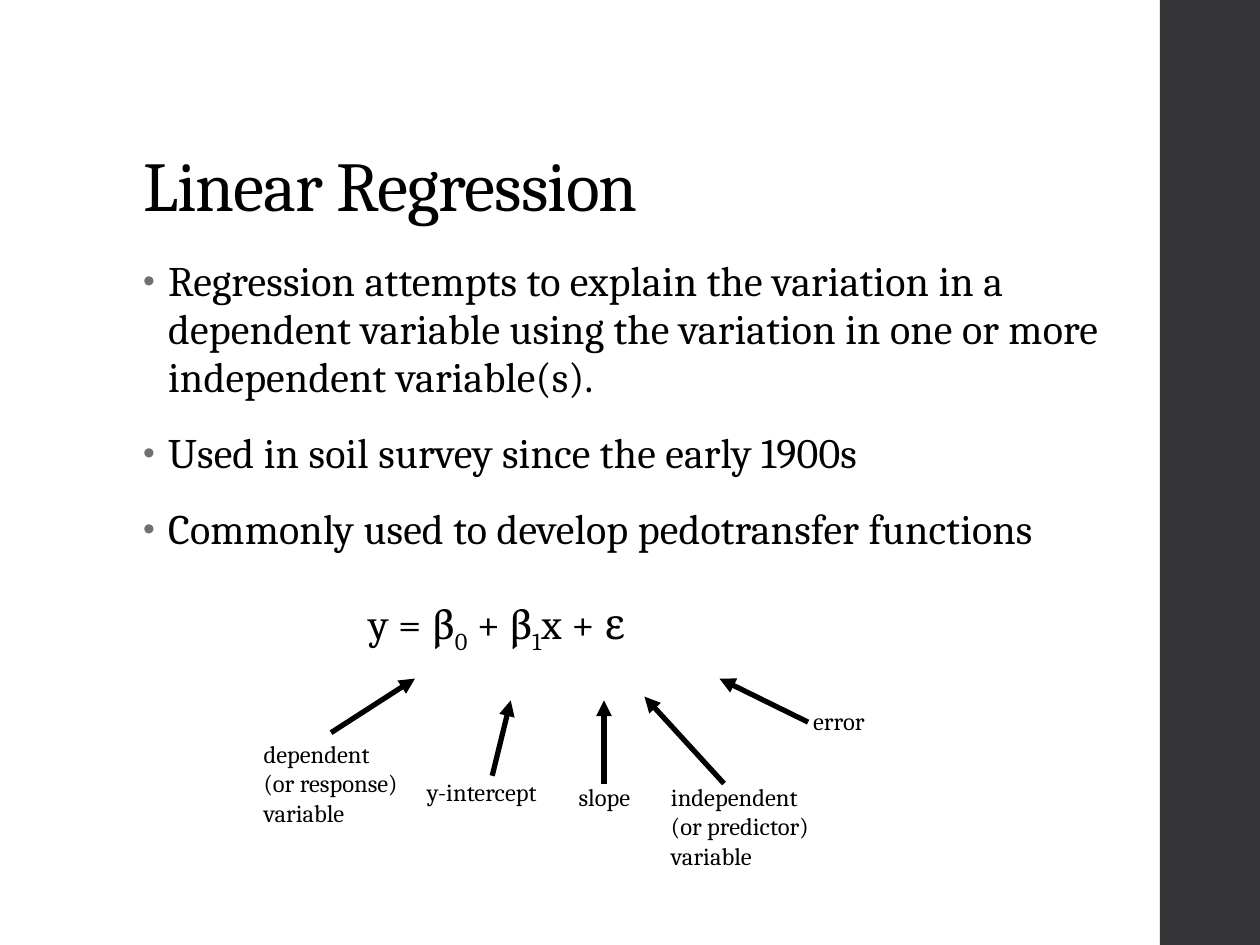
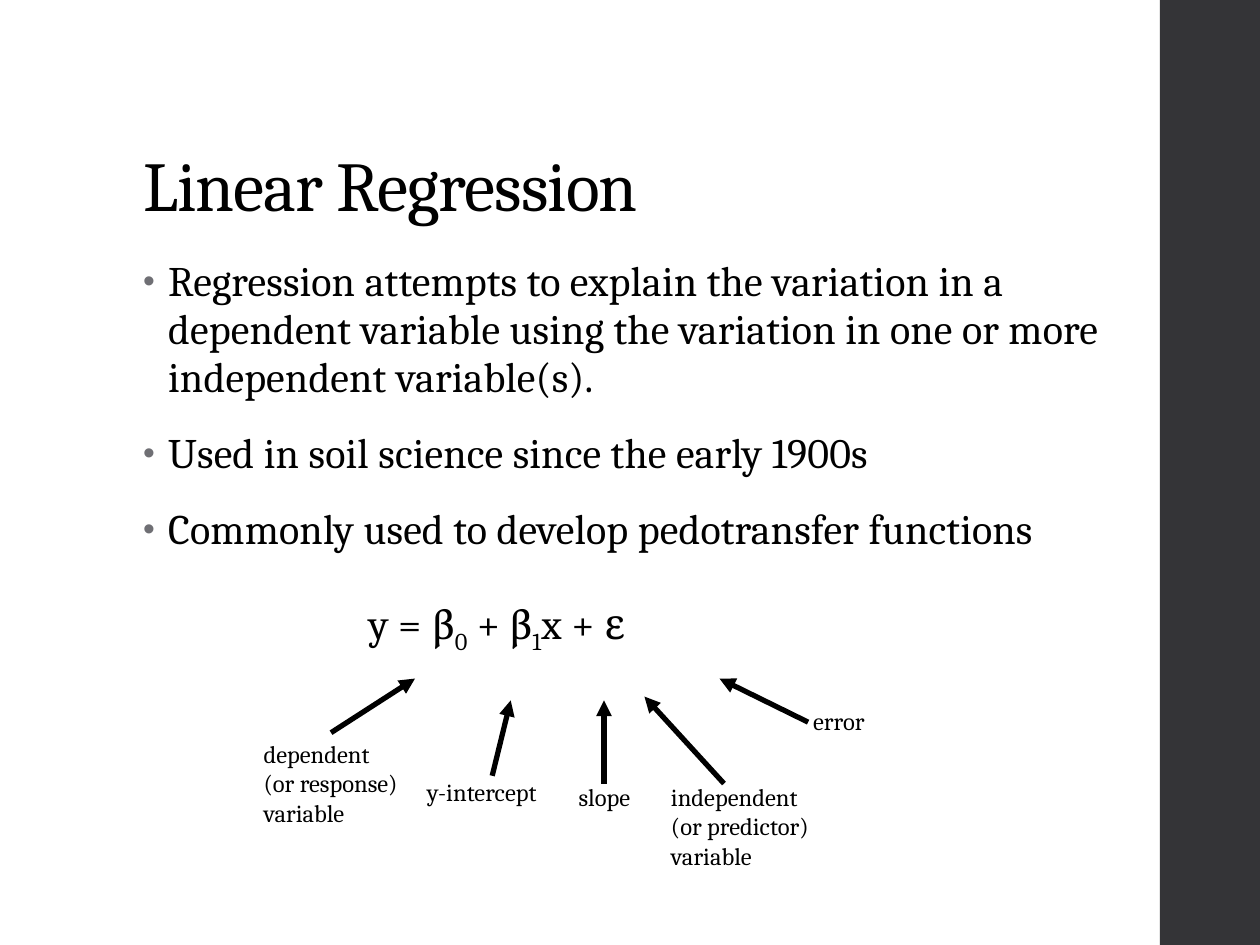
Before and after one commit to ncss-tech/stats_for_soil_survey, a slide deck: slide 3 of presentations/linear_regression/Linear_regression.pptx. Drawn at 1260x945 pixels with LibreOffice and Linux fonts; fonts in the diff are those of the drawing. Boxes give left, top, right and bottom in pixels: in the first picture for what was removed or moved away, otherwise in the second. Text is boxed around its words. In the diff, an @@ line names an element or a change of style, - is before the commit and + after.

Commit message:
minor edits to linear regression ppt

```diff
--- a/presentations/linear_regression/Linear_regression.pptx
+++ b/presentations/linear_regression/Linear_regression.pptx
@@ text at box(168, 439, 868, 477): text changed @@
-• Used in soil survey since the early 1900s
+• Used in soil science since the early 1900s
```
Also in this commit, not shown: 3 other slides changed.
